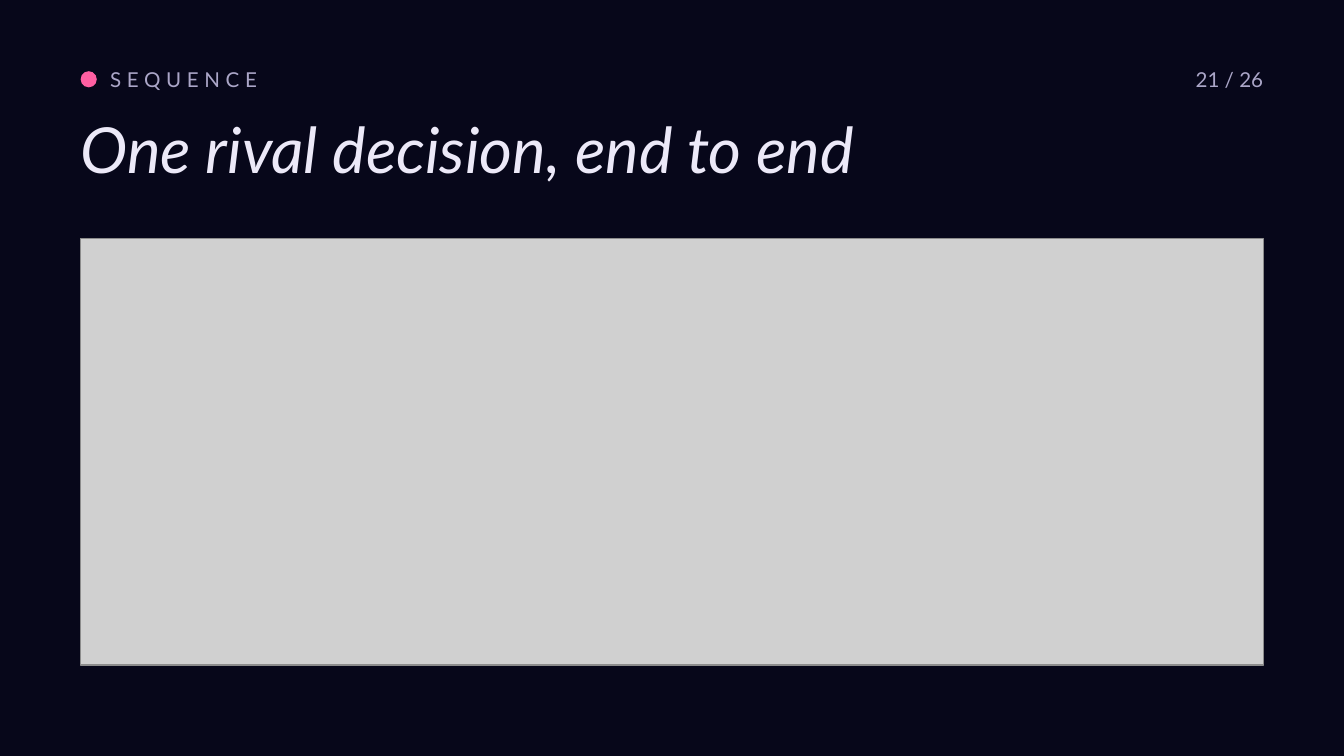
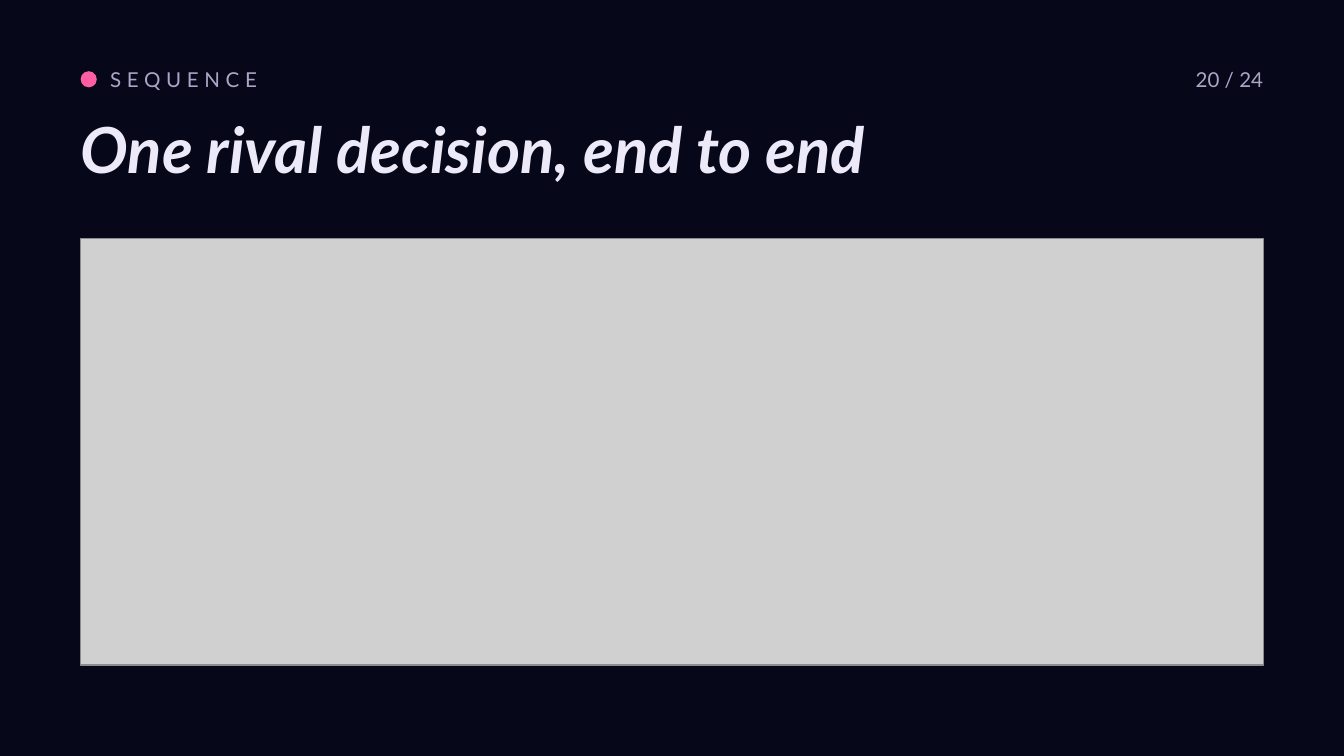
Before and after one commit to roryp/racing, a slide deck: slide 21 of docs/luna-gp-deck.pptx. Drawn at 1344x756 pixels with LibreOffice and Linux fonts; fonts in the diff are those of the drawing; grey boxes stand for pictures. Boxes give left, top, right and bottom in pixels: in the first picture for what was removed or moved away, otherwise in the second. Text is boxed around its words. In the diff, an @@ line names an element or a change of style, - is before the commit and + after.

```diff
--- a/docs/luna-gp-deck.pptx
+++ b/docs/luna-gp-deck.pptx
@@ text at [1196,72,1263,87]: text changed @@
-21 / 26
+20 / 24
@@ text "One rival decision, end to ..." at [81,126,865,182]: bold on @@
```
Also in this commit, not shown: 22 other slides changed.
